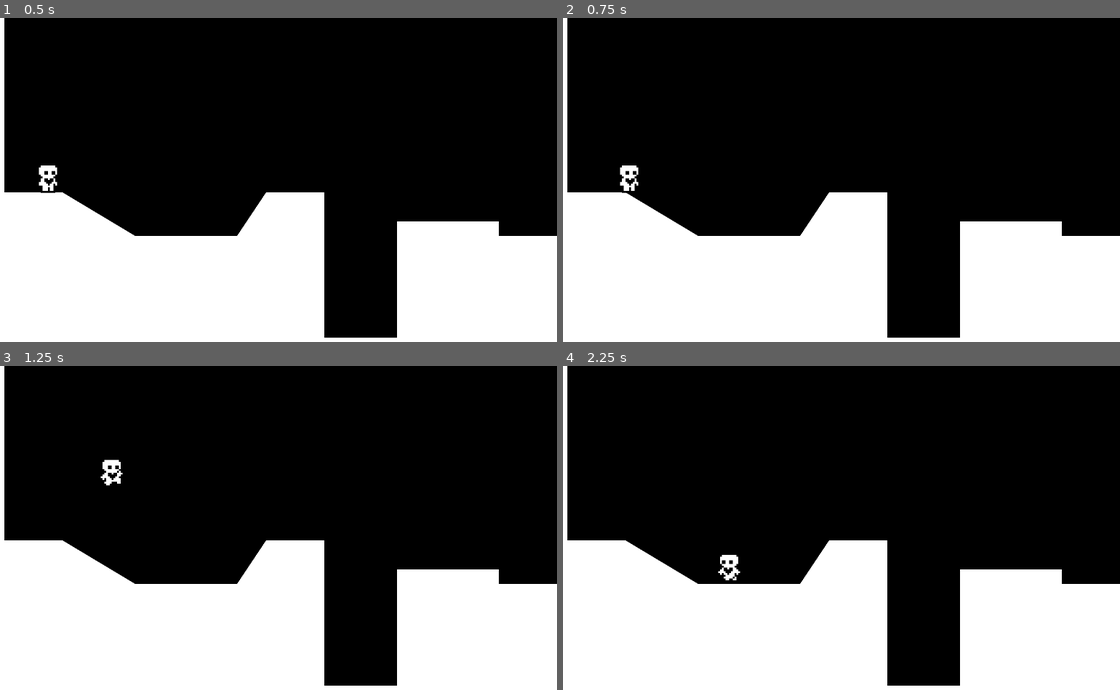
Above: before the commit, frames 1-4 (two rows, left to right).
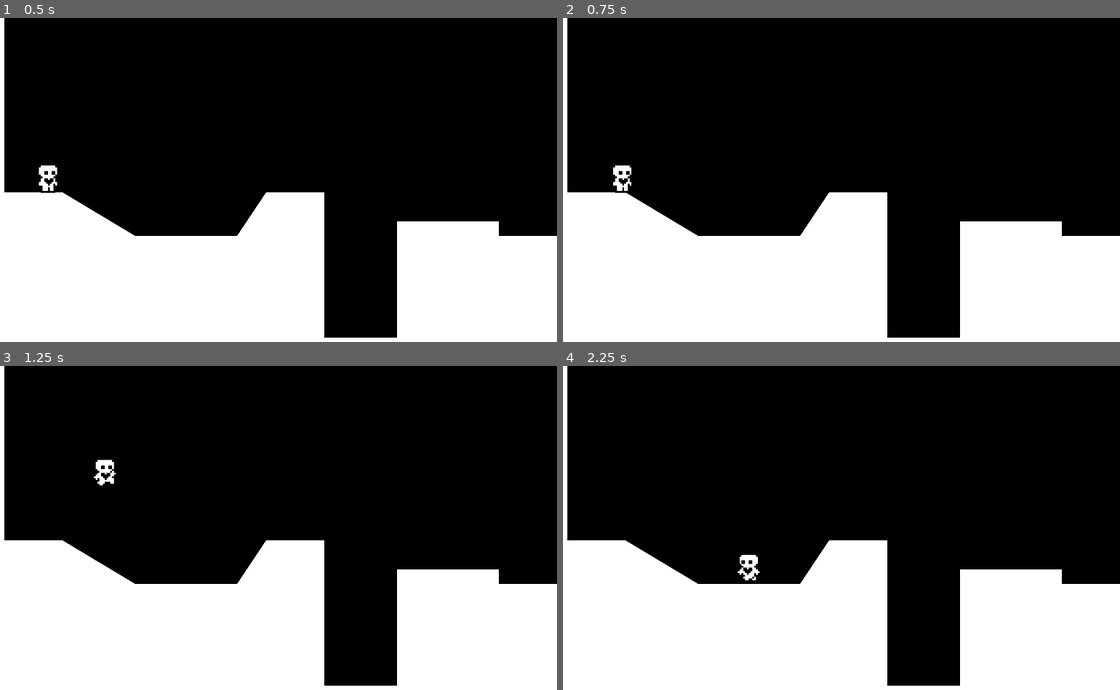
Above: after the commit, the same moments.

Repository: GreyCDevs/platformer-godot-practice
Game: Godot game, scene res://Scenes/world/world.tscn
The game is run twice, just before and just after one commit, with the same random seed, the same clock (stepped at 60 frames per second) and the same inputs.
Inputs:
- Up to frame 1 (0.5 s): no input
- Up to frame 2 (0.75 s): hold Right (ui_right) from 0.53 s (still down)
- Up to frame 3 (1.25 s): keep holding Right (ui_right); tap Up (ui_up) at 0.77 s
- Up to frame 4 (2.25 s): tap Up (ui_up) at 1.52 s; release Right (ui_right) at 2.03 s; hold Left (ui_left) from 2.03 s (still down)

Frame 1 is identical in both runs. In frame 2, 0.2% of the frame differs, in the area x 9-14%, y 45-55%; in frame 3, 0.2%; in frame 4, 0.4%, in the area x 27-36%, y 58-67%.

Commit message:
Changed SlowerMovementData values

Diff:
--- a/Scenes/player/SlowerMovementData.tres
+++ b/Scenes/player/SlowerMovementData.tres
@@ -5,8 +5,8 @@
 [resource]
 script = ExtResource("1_2qxnf")
 speed = 50.0
-acceleration = 750.0
-friction = 10.0
+acceleration = 5.0
+friction = 1.0
 jump_velocity = -250.0
 gravity_scale = 0.5
 air_resistance = 1
